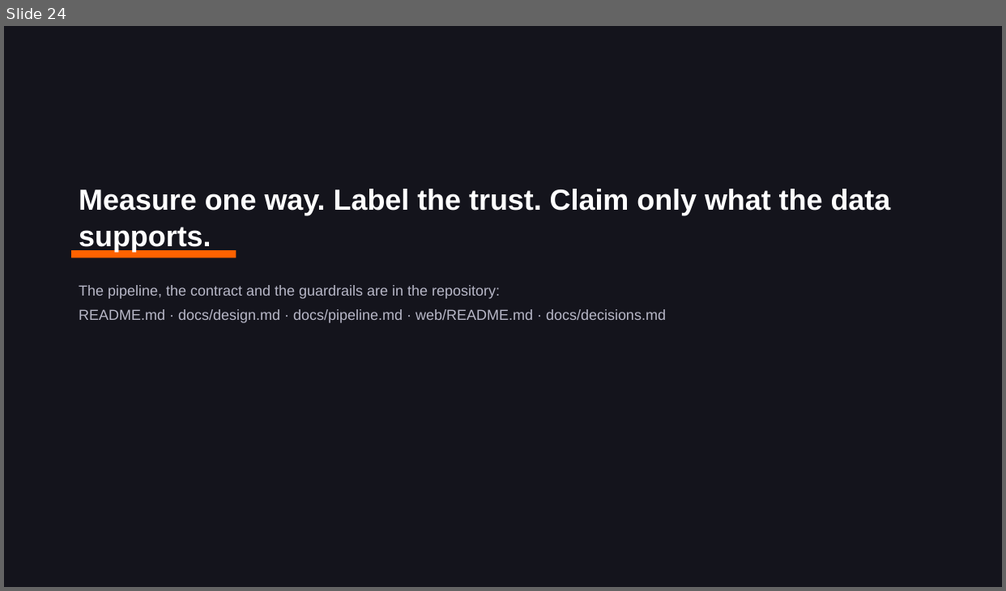
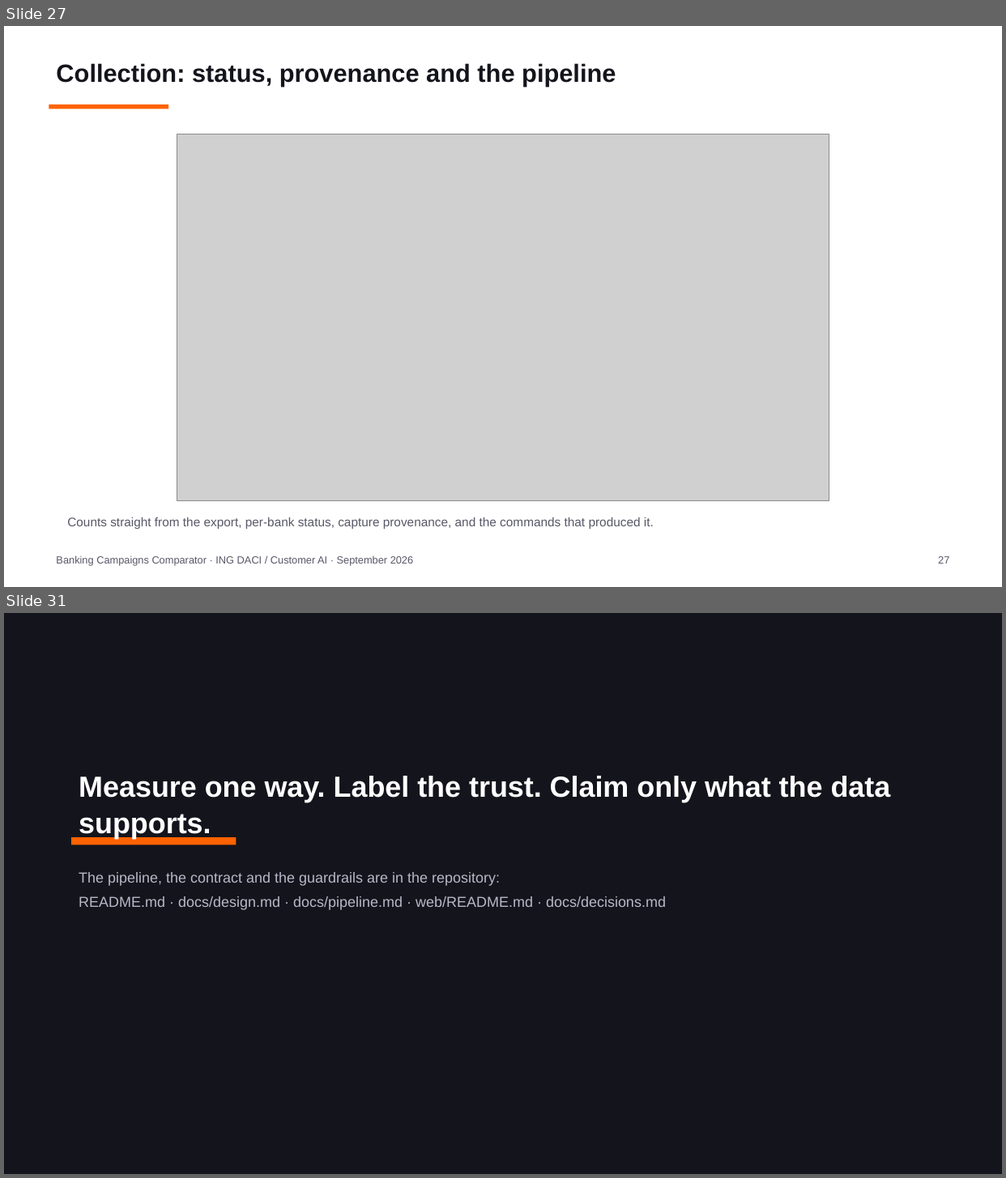
Before and after one commit to Siegried81/ing-usecase, a slide deck: docs/Banking_Campaigns_Comparator.pptx. Shown one above the other, each under a label of ours: slide 24 before the commit, slides 27 and 31 after it; the slides between them are not shown. The pictures are 1006x591 and 1006x1178 pixels, drawn with LibreOffice and Linux fonts; fonts in the diff are those of the drawing; grey boxes stand for pictures. Boxes give left, top, right and bottom in pixels: in the first picture for what was removed or moved away, otherwise in the second. Text is boxed around its words. In the diff, an @@ line names an element or a change of style, - is before the commit and + after.

```diff
--- a/docs/Banking_Campaigns_Comparator.pptx
+++ b/docs/Banking_Campaigns_Comparator.pptx
@@ slide 27 added at [4, 26, 1002, 587], background #FFFFFF @@
@@ text added at [56, 63, 616, 87], 24 pt, text #14141C, bold @@
+Collection: status, provenance and the pipeline
@@ rectangle added at [49, 105, 168, 109], fill #FF6200 @@
@@ picture added at [177, 135, 829, 501] @@
@@ text added at [67, 518, 654, 529], 12 pt, text #585868 @@
+Counts straight from the export, per-bank status, capture provenance, and the commands that produced it.
@@ text added at [56, 556, 413, 566], 10 pt, text #585868 @@
+Banking Campaigns Comparator · ING DACI / Customer AI · September 2026
@@ text added at [938, 557, 949, 564], 10 pt, text #585868 @@
+27
@@ what was slide 24 is now slide 31 @@
```
Also in this commit, not shown: 7 slides changed, 6 other slides added, 8 other files.
